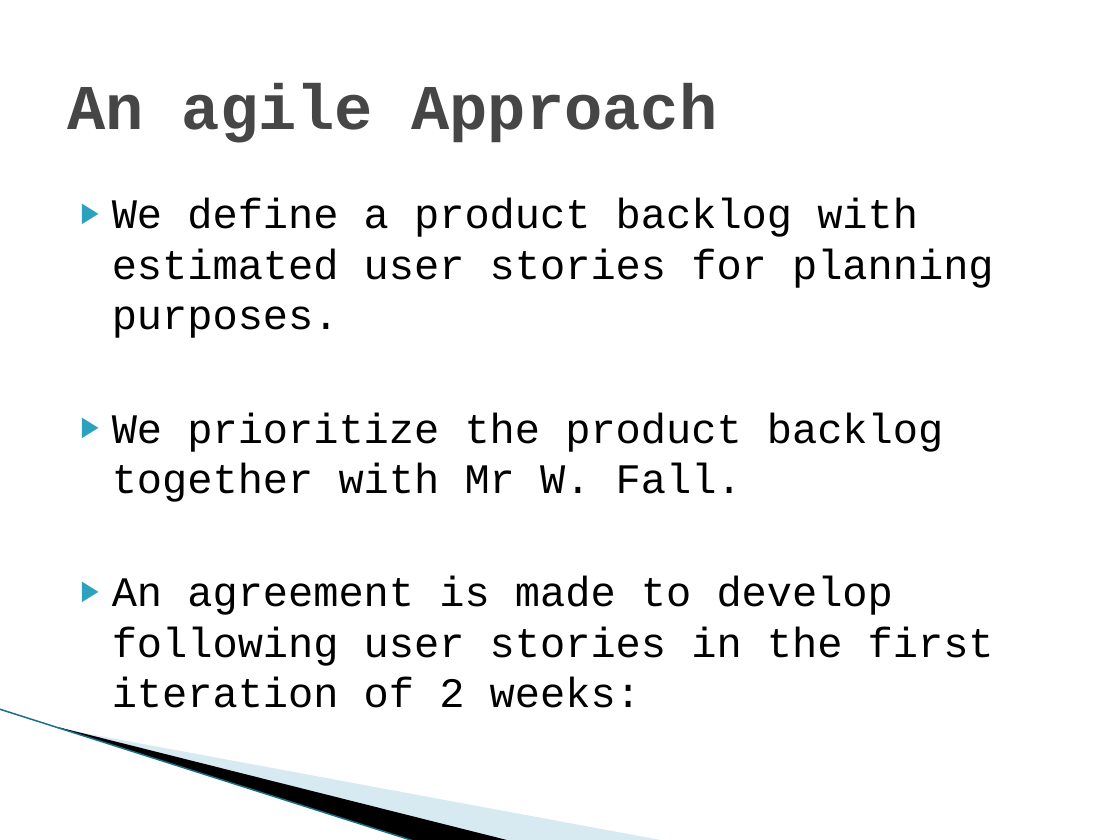
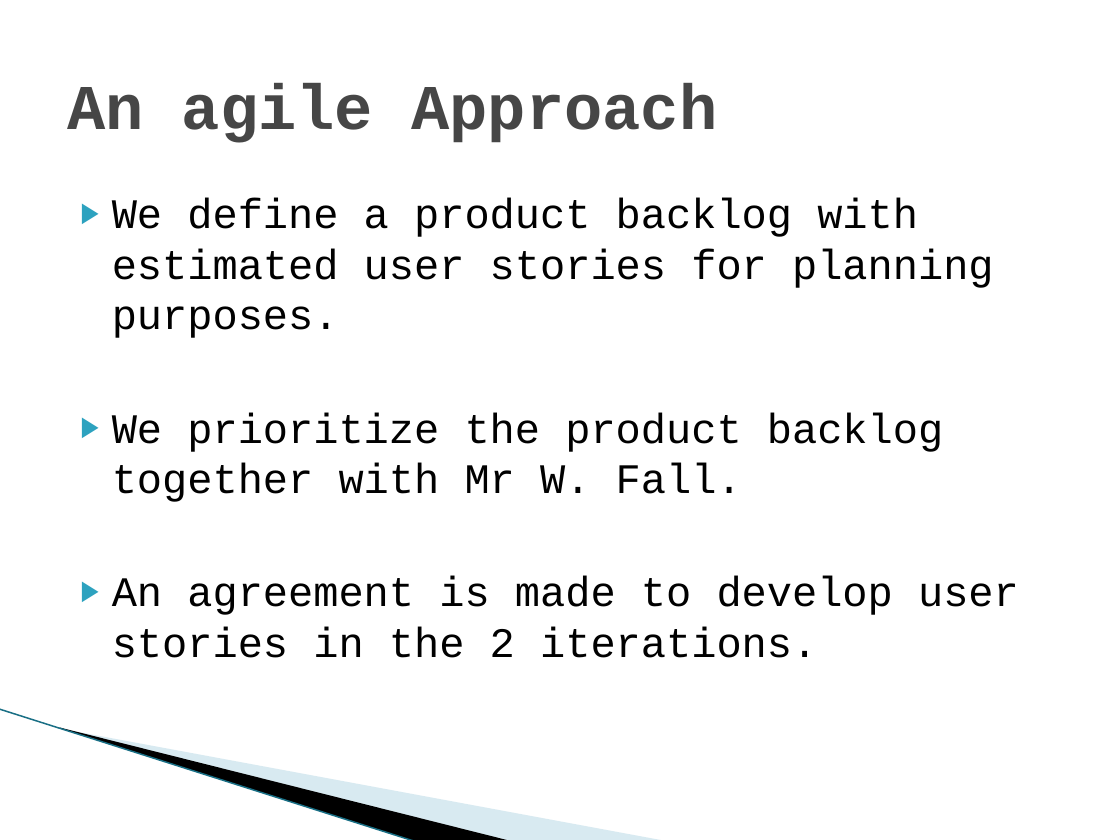
Before and after one commit to michelgrootjans/agileacceptancetesting, a slide deck: slide 8 of Slides/20090604_Ihc_AgileAcceptanceTesting.pptx. Drawn at 1120x840 pixels with LibreOffice and Linux fonts; fonts in the diff are those of the drawing; background and template pictures are left out. Boxes give left, top, right and bottom in pixels: in the first picture for what was removed or moved away, otherwise in the second. Text is boxed around its words. In the diff, an @@ line names an element or a change of style, - is before the commit and + after.

```diff
--- a/Slides/20090604_Ihc_AgileAcceptanceTesting.pptx
+++ b/Slides/20090604_Ihc_AgileAcceptanceTesting.pptx
@@ text at [112, 576, 1019, 658]: text changed @@
-▶ An agreement is made to develop following user stories in the first iteration of 2 weeks:
+▶ An agreement is made to develop user stories in the 2 iterations.
```
Also in this commit, not shown: 4 other slides changed, 5 slides added, 6 slides removed, 3 other files.
